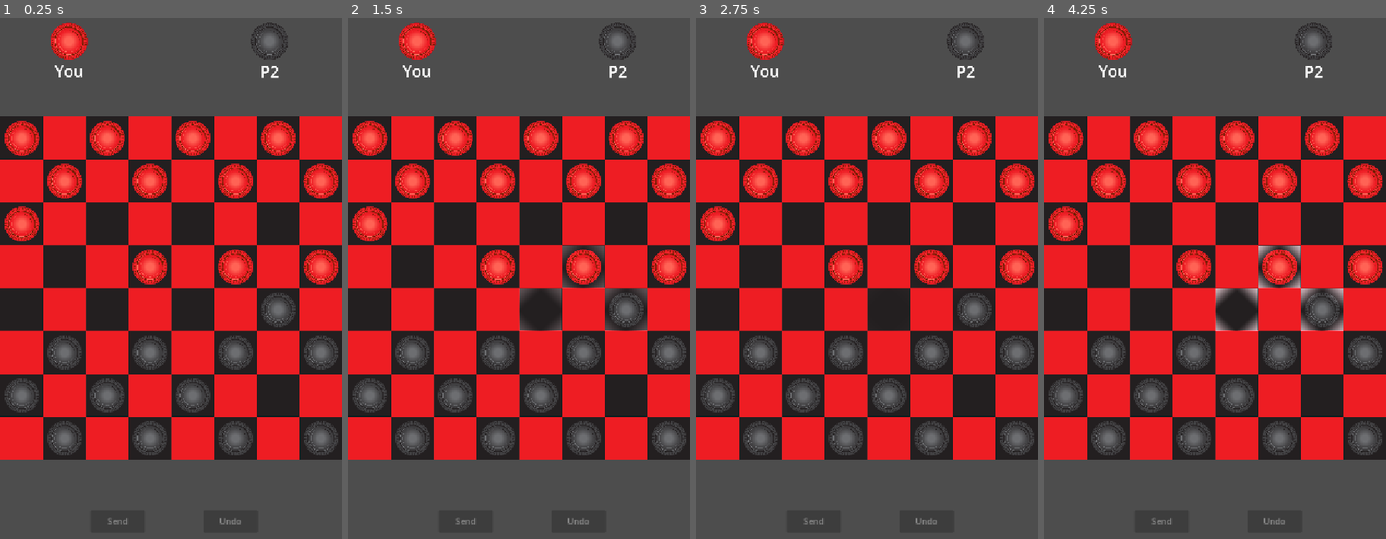
Above: before the commit, frames 1-4 (left to right).
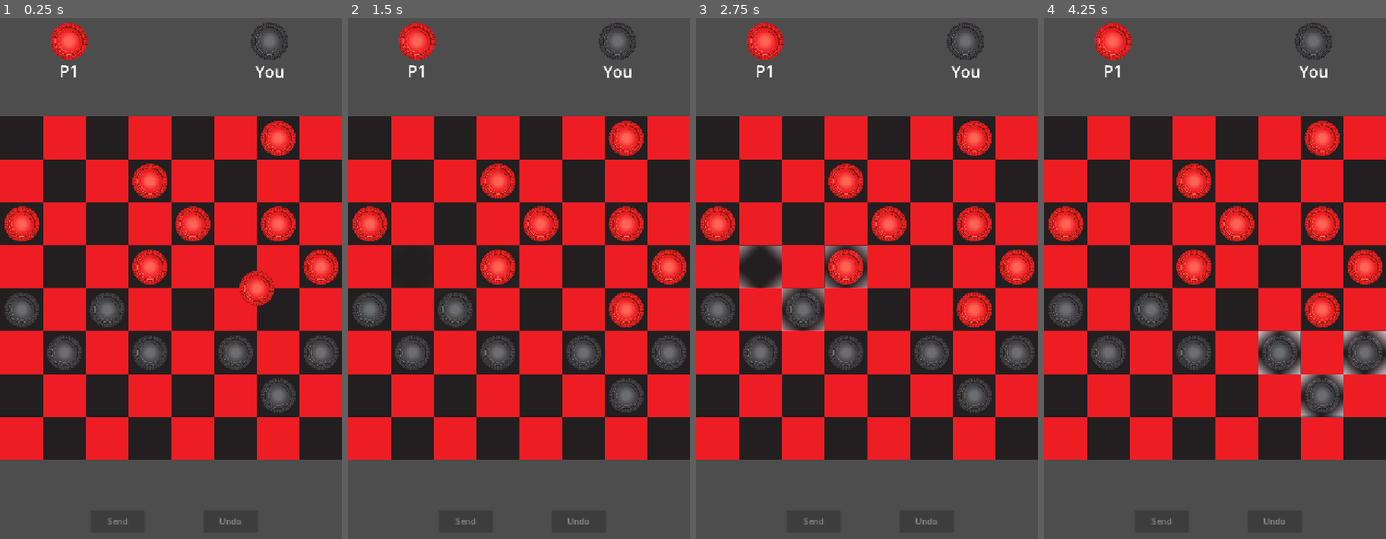
Above: after the commit, the same moments.

Repository: jakecrowley/gamepidgeon-checkers
Game: Godot game, scene res://checkers.tscn
Two runs of this game, one before a commit and one after it. Both use one fixed random seed, a clock stepped at 60 frames per second and the inputs below.
Inputs (mouse positions are in pixels of both pictures, inside the frame that each line leads up to):
- Up to frame 1 (0.25 s): no input
- Up to frame 2 (1.5 s): move the mouse to (594, 262) at 0.52 s; click (594, 262) at 0.67 s; move the mouse to (450, 325) at 1.27 s; click (450, 325) at 1.42 s
- Up to frame 3 (2.75 s): move the mouse to (901, 158) at 2.02 s; click (901, 158) at 2.17 s
- Up to frame 4 (4.25 s): move the mouse to (1197, 413) at 2.77 s; click (1197, 413) at 2.92 s; move the mouse to (1317, 382) at 3.52 s; click (1317, 382) at 3.67 s

The runs differ from the first frame. In frame 1, 9.8% of the frame differs, in the area x 1-100%, y 9-84%; in frame 2, 10%; in frame 3, 11%; in frame 4, 12%.

Commit message:
fix jumping bug

Diff:
--- a/checkers_board_top.gd
+++ b/checkers_board_top.gd
@@ -63,8 +63,6 @@
 	# WTF gamepigeon, sometimes you just don't send the moves????
 	if len(replayMoves) == 0 && prevBoard != nextBoard:
 		prevBoard = nextBoard
-
-	print(replayMoves)
 
 	for y in range(0, 8):
 		for x in range(0, 8):
@@ -100,10 +98,10 @@
 					jump_piece(int(movePos[0]), int(movePos[1]), int(movePos[2]), int(movePos[3]), i*0.5)
 
 func _set_replay(new_replay: String):
-	player = int(new_replay.substr(7, 1))
-	replay = new_replay.substr(9)
-	#player = 2
-	#replay = "board:0,0,0,0,0,0,0,0,0,0,0,0,0,0,2,0,0,2,0,2,0,2,0,2,2,0,2,0,0,0,0,0,0,0,0,1,0,1,0,1,1,0,0,0,1,0,1,0,0,0,0,1,0,0,0,0,0,0,0,0,0,0,1,0|move:5,4,6,3|board:0,0,0,0,0,0,0,0,0,0,0,0,0,0,2,0,0,2,0,2,0,2,0,2,2,0,2,0,0,0,1,0,0,0,0,1,0,0,0,1,1,0,0,0,1,0,1,0,0,0,0,1,0,0,0,0,0,0,0,0,0,0,1,0"
+	#player = int(new_replay.substr(7, 1))
+	#replay = new_replay.substr(9)
+	player = 2
+	replay = "board:0,0,0,0,0,0,0,0,0,0,0,0,0,0,2,0,0,2,0,2,0,2,0,2,2,0,2,0,0,0,0,0,0,0,0,1,0,1,0,1,1,0,0,0,1,0,1,0,0,0,0,1,0,0,0,0,0,0,0,0,0,0,1,0|move:5,4,6,3|board:0,0,0,0,0,0,0,0,0,0,0,0,0,0,2,0,0,2,0,2,0,2,0,2,2,0,2,0,0,0,1,0,0,0,0,1,0,0,0,1,1,0,0,0,1,0,1,0,0,0,0,1,0,0,0,0,0,0,0,0,0,0,1,0"
 	_ready()
 
 func export_replay() -> String:
@@ -223,7 +221,7 @@
 					continue
 				moves.append(pos)
 				add_highlight(pos.x, 7 - pos.y)
-			elif !check_player(piece): #check for jumps
+			elif !check_player(piece) and len(prev_moves)/2 == len(prev_jumps): #only allow jump if the last move was a jump
 				var x_step = 1 if pos.x > clickedPiecePos.x else -1
 				var y_step = 1 if pos.y > clickedPiecePos.y else -1
 				var newPos = Vector2(pos.x + x_step, pos.y + y_step)
